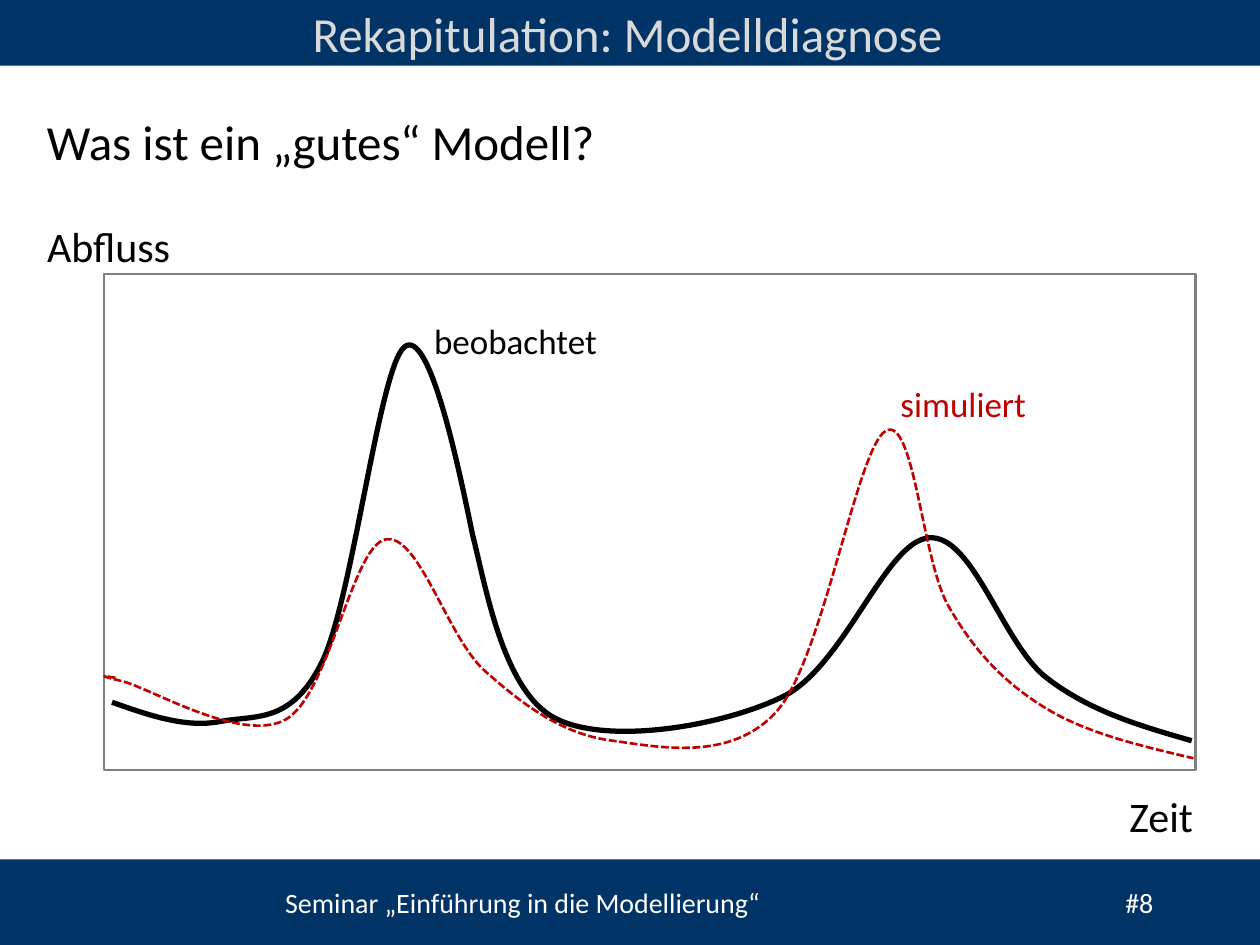
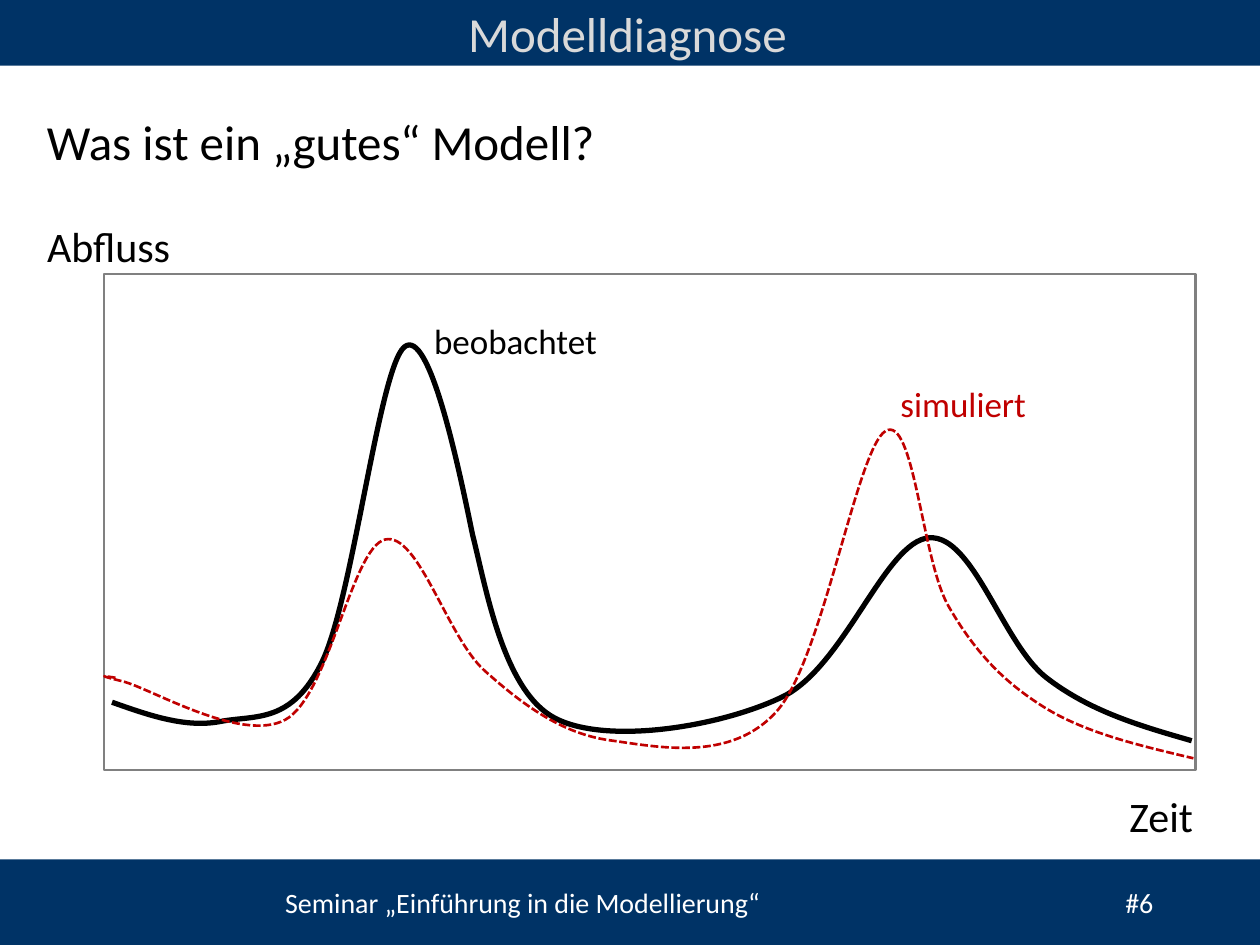
Before and after one commit to heistermann/Einf_Modellierung, a slide deck: slide 6 of Termin_7/folien/UebungModellierung#7.odp (slide 8 before the commit). Drawn at 1260x945 pixels with LibreOffice and Linux fonts; fonts in the diff are those of the drawing; background and template pictures are left out. Boxes give left, top, right and bottom in pixels: in the first picture for what was removed or moved away, otherwise in the second. Text is boxed around its words. In the diff, an @@ line names an element or a change of style, - is before the commit and + after.

```diff
--- a/Termin_7/folien/UebungModellierung#7.odp
+++ b/Termin_7/folien/UebungModellierung#7.odp
@@ text at box(468, 18, 786, 61): text changed @@
-Rekapitulation: Modelldiagnose
+Modelldiagnose
@@ text at box(285, 893, 1153, 918): text changed @@
-Seminar „Einführung in die Modellierung“ #8
+Seminar „Einführung in die Modellierung“ #6
```
Also in this commit, not shown: 5 other slides changed, 3 slides removed, 21 other files.
